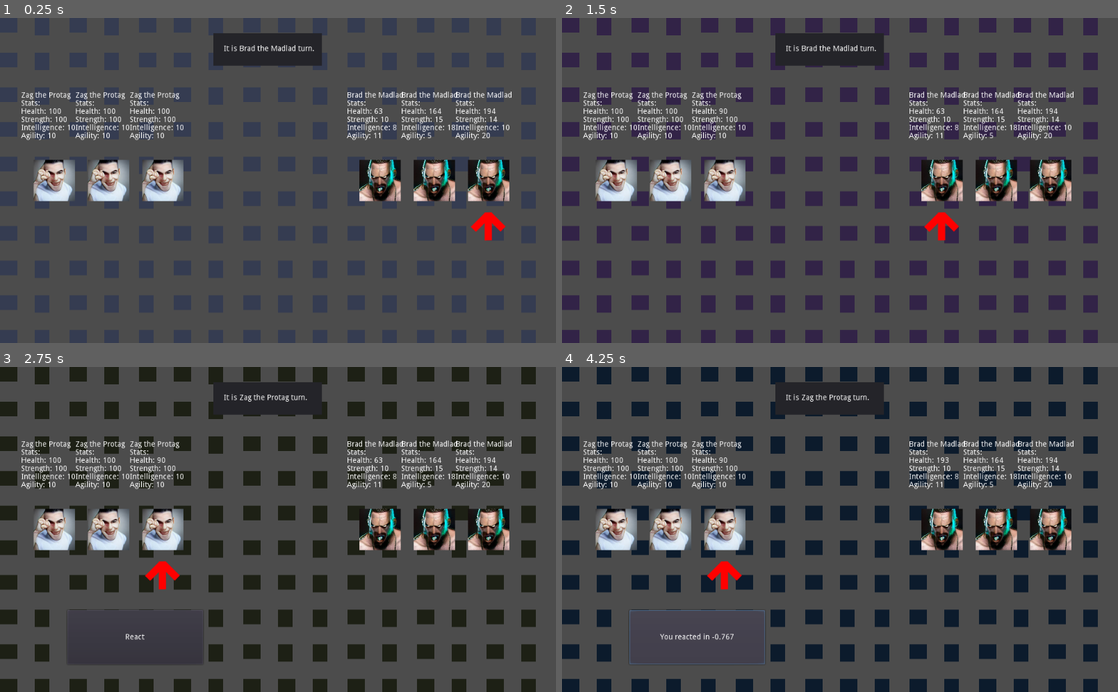
Above: before the commit, frames 1-4 (two rows, left to right).
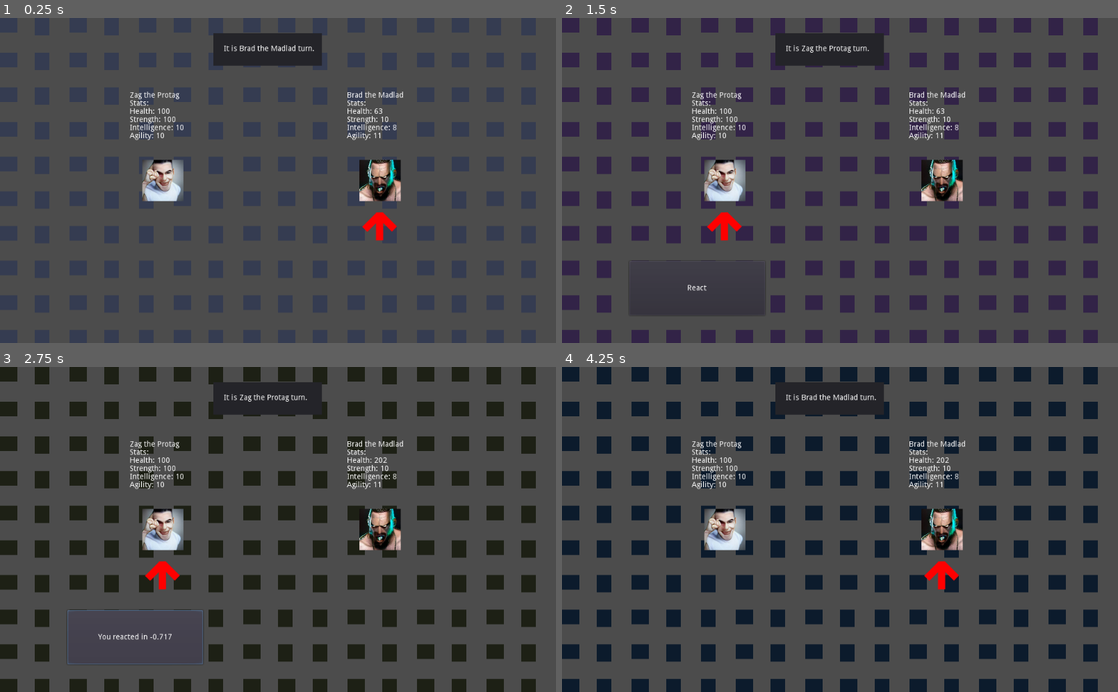
Above: after the commit, the same moments.

Repository: Lore-Corps/Lore-GAME
Game: Godot game, scene res://Scenes/Battle.tscn
Same seed, same stepped clock (60 frames per second), same inputs: the game is played once before the commit and once after it. The engine's default icon, where the game draws it, is replaced by a stand-in: a white triangle on a blue panel in a dark square.
Inputs (mouse positions are in pixels of both pictures, inside the frame that each line leads up to):
- Up to frame 1 (0.25 s): no input
- Up to frame 2 (1.5 s): tap Enter at 0.5 s; click (695, 274) at 1.25 s, where only the run after the commit has a clickable "Attack"
- Up to frame 3 (2.75 s): click (133, 636) at 2.02 s
- Up to frame 4 (4.25 s): click (695, 636) at 2.75 s; click (695, 636) at 3.5 s

The runs differ from the first frame. In frame 1, 5.8% of the frame differs, in the area x 3-92%, y 22-69%; in frame 2, 6.5%; in frame 3, 5.4%; in frame 4, 7.3%, in the area x 3-92%, y 8-92%.

Commit message:
found a bug with reset and reaction being active
If you reset when reactionbutton was active the game would crash when the button disapeared

Diff:
--- a/Scenes/Battle.tscn
+++ b/Scenes/Battle.tscn
@@ -208,6 +208,7 @@
 tile_data = PoolIntArray( -131071, 4, 0, -131070, 4, 0, -131061, 4, 0, -131060, 6, 0, -131059, 4, 0, -131058, 6, 0, -13 …(3044 unchanged characters)…
 
 [node name="ReactionTest" parent="." instance=ExtResource( 3 )]
+visible = false
 position = Vector2( 124, 449 )
 
 [connection signal="pressed" from="BattleCanvasLayer/Actions/Attack" to="." method="_on_Attack_pressed"]
--- a/Scripts/BattleController.gd
+++ b/Scripts/BattleController.gd
@@ -24,7 +24,7 @@
 
 func _ready() -> void:
 	# For loop executes 3 times and registers players, x var does nothing
-	for x in 3:
+	for x in 1:
 		register_battler(player_scene)
 		register_battler(enemy_scene)
 
@@ -90,8 +90,8 @@
 
 				if battler.alignment == "evil":
 					$BattleCanvasLayer/Actions.visible = false
+					yield(get_tree().create_timer(1.0), "timeout")
 					ai_logic_for_turn(battler)
-					yield(get_tree().create_timer(1.0), "timeout")
 
 				battler.deactivate()
 
@@ -245,13 +245,16 @@
 
 func _on_ResetButton_pressed() -> void:
 	$BattleCanvasLayer/BattleEnd.visible = false
-	for battler in all_battlers:
-		battler.queue_free()
-	#battler_turn_index = 0
-	good_battlers = []
-	evil_battlers = []
-	all_battlers = []
-	_ready()
+	if $ReactionTest.type_of_attack == 0:
+		for battler in all_battlers:
+			battler.queue_free()
+		#battler_turn_index = 0
+		good_battlers = []
+		evil_battlers = []
+		all_battlers = []
+		_ready()
+	else:
+		print("Please wait")
 
 
 func _on_ReactionTest_reaction_test_done():
